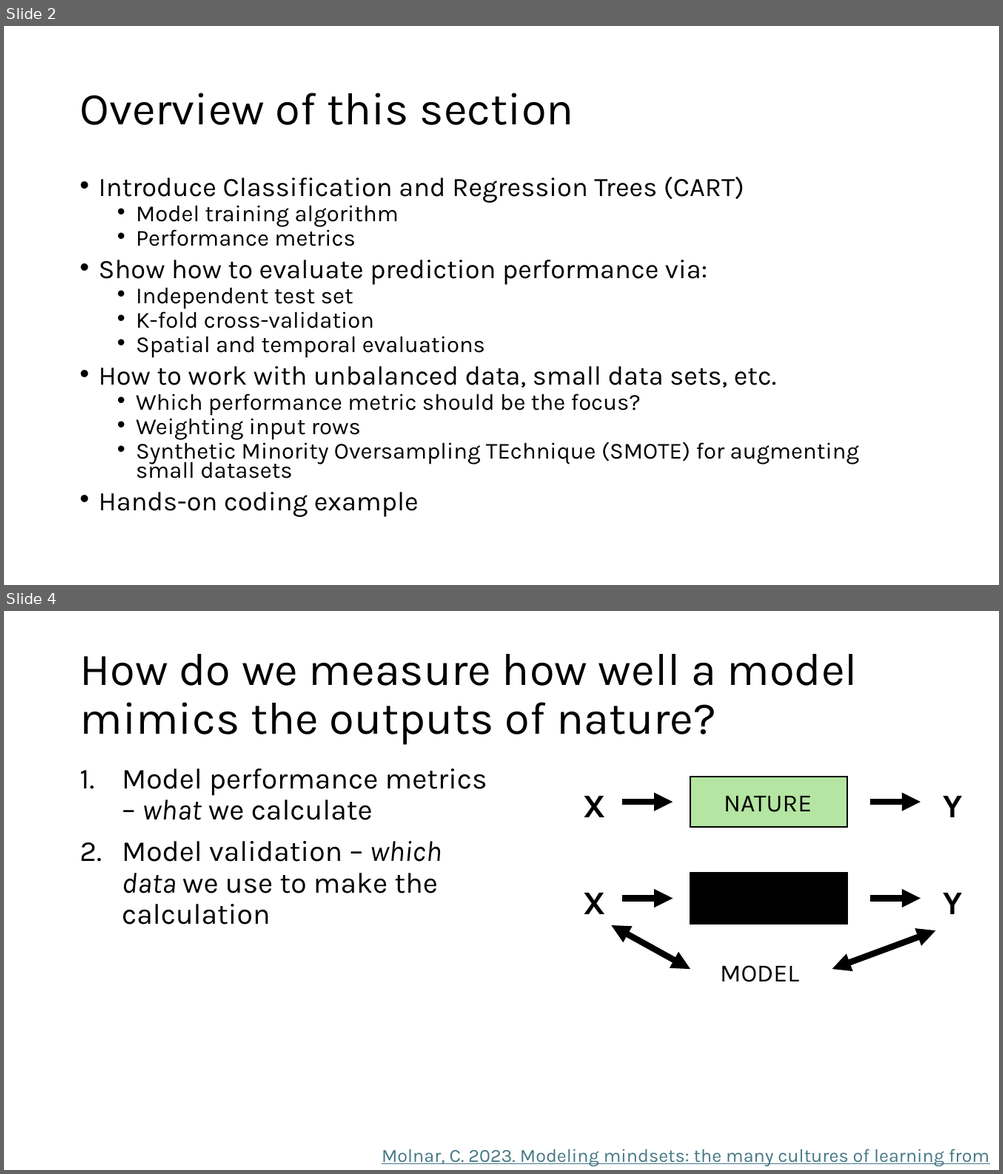
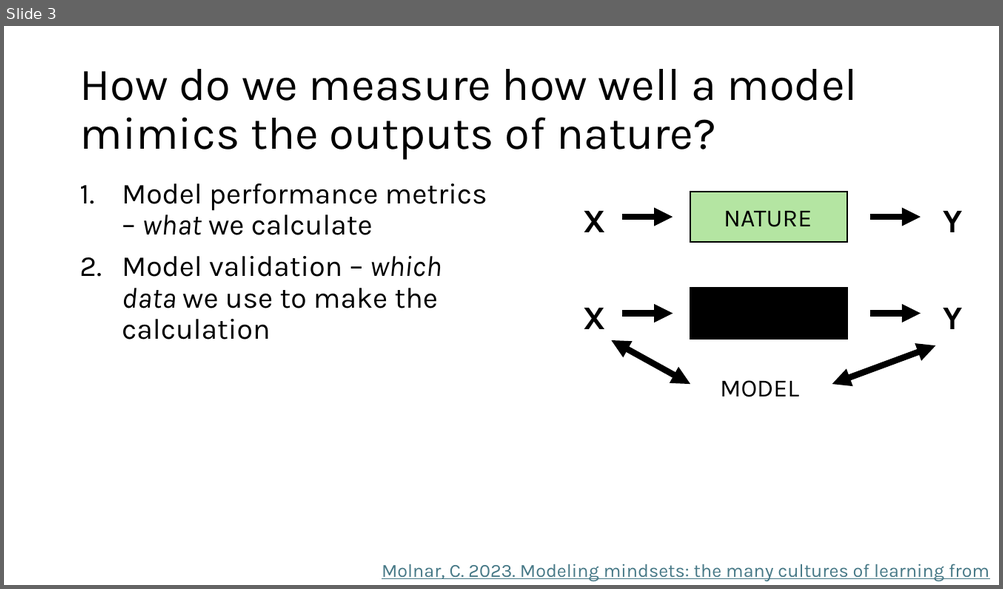
Before and after one commit to grantvagle/ml_methods_workshop, a slide deck: slides/02_model_eval_cv.pptx. Shown one above the other, each under a label of ours: slides 2 and 4 before the commit, slide 3 after it; the slides between them are not shown. The pictures are 1003x1174 and 1003x589 pixels, drawn with LibreOffice and Linux fonts; fonts in the diff are those of the drawing. Boxes give left, top, right and bottom in pixels: in the first picture for what was removed or moved away, otherwise in the second. Text is boxed around its words. In the diff, an @@ line names an element or a change of style, - is before the commit and + after.

```diff
--- a/slides/02_model_eval_cv.pptx
+++ b/slides/02_model_eval_cv.pptx
@@ slide 2 removed at [4,26,999,585], background #FFFFFF @@
@@ title removed at [79,93,574,125] @@
-Overview of this section
@@ text removed at [99,177,859,517] @@
-• Introduce Classification and Regression Trees (CART)
-  • Model training algorithm
-  • Performance metrics
-• Show how to evaluate prediction performance via:
-  • Independent test set
-  • K-fold cross-validation
-  • Spatial and temporal evaluations
-• How to work with unbalanced data, small data sets, etc.
-  • Which performance metric should be the focus?
-  • Weighting input rows
-  • Synthetic Minority Oversampling TEchnique (SMOTE) for augmenting small datasets
-• Hands-on coding example
@@ what was slide 4 is now slide 3 @@
```
Also in this commit, not shown: 11 slides changed, 14 slides added.
